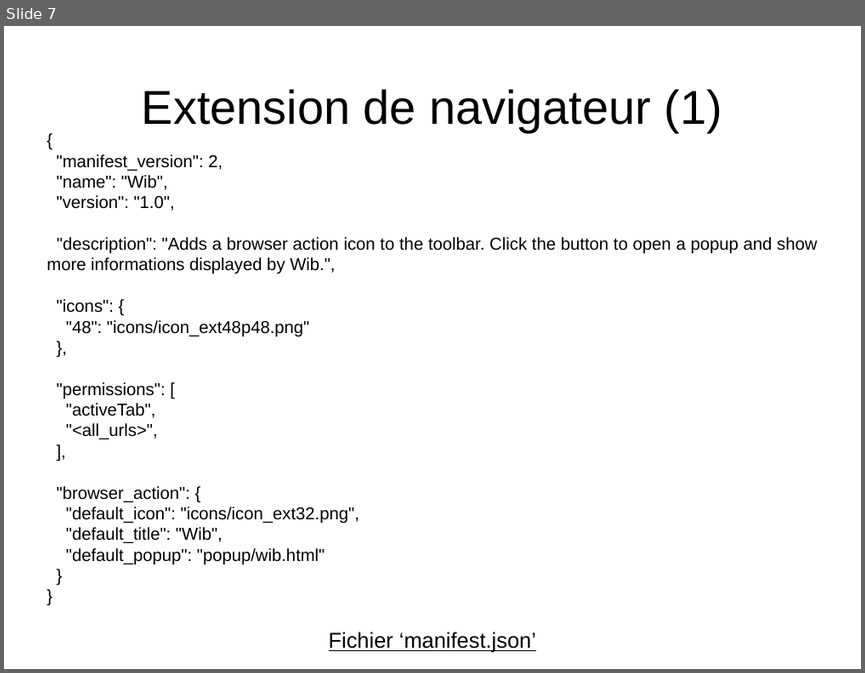
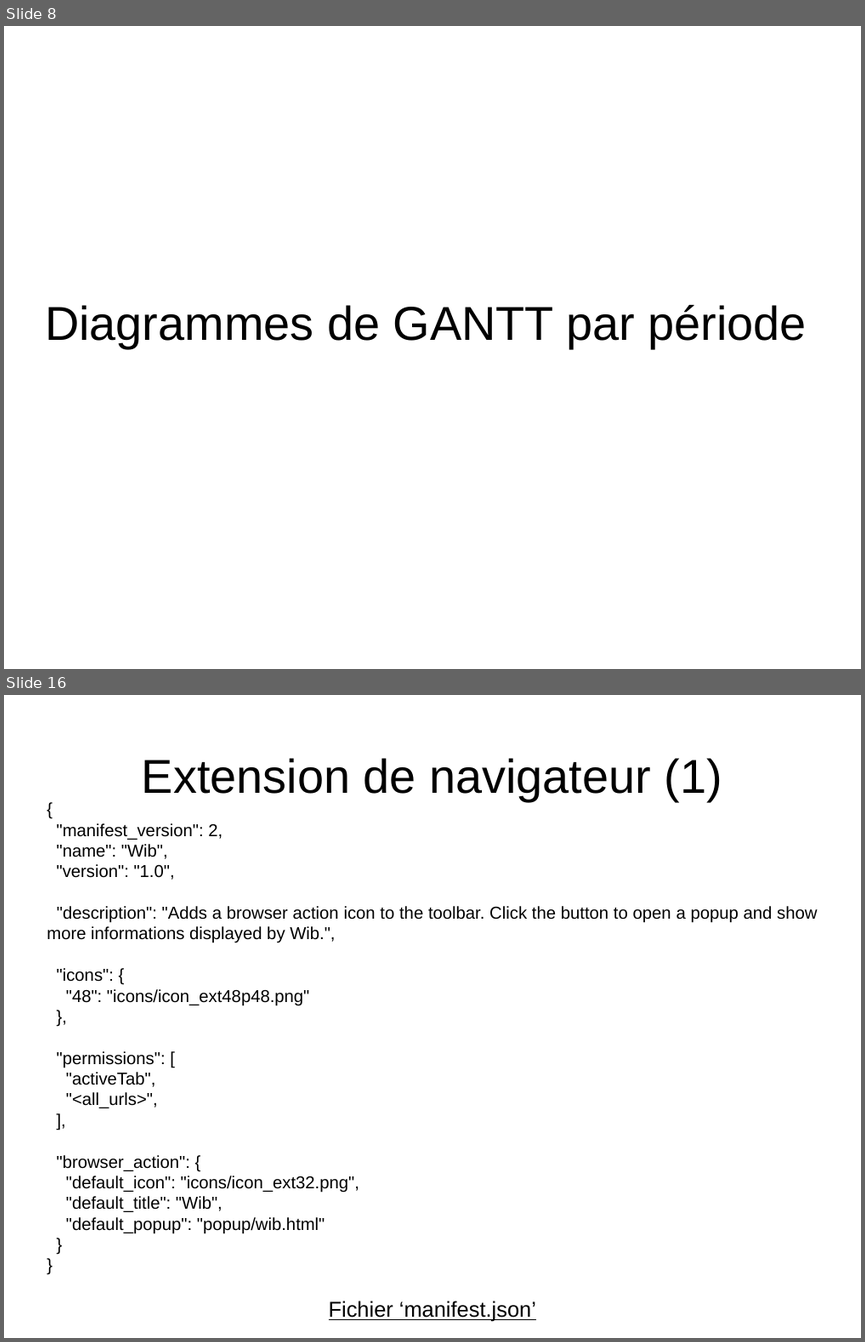
Before and after one commit to YohannBethoule/AnnuaireCollaboratif, a slide deck: doc/diapo_finale.odp. Shown one above the other, each under a label of ours: slide 7 before the commit, slides 8 and 16 after it; the slides between them are not shown. The pictures are 865x673 and 865x1342 pixels, drawn with LibreOffice and Linux fonts; fonts in the diff are those of the drawing. Boxes give left, top, right and bottom in pixels: in the first picture for what was removed or moved away, otherwise in the second. Text is boxed around its words. In the diff, an @@ line names an element or a change of style, - is before the commit and + after.

Commit message:
ajout partie bdd & gantt & bilan technique au diapo final de l'oral

```diff
--- a/doc/diapo_finale.odp
+++ b/doc/diapo_finale.odp
@@ slide 8 added at [4,26,861,669], background #FFFFFF @@
@@ title added at [45,305,806,348], 44 pt, text #000000 @@
+Diagrammes de GANTT par période
@@ what was slide 7 is now slide 16 @@
```
Also in this commit, not shown: 14 other slides added, 13 other files.
